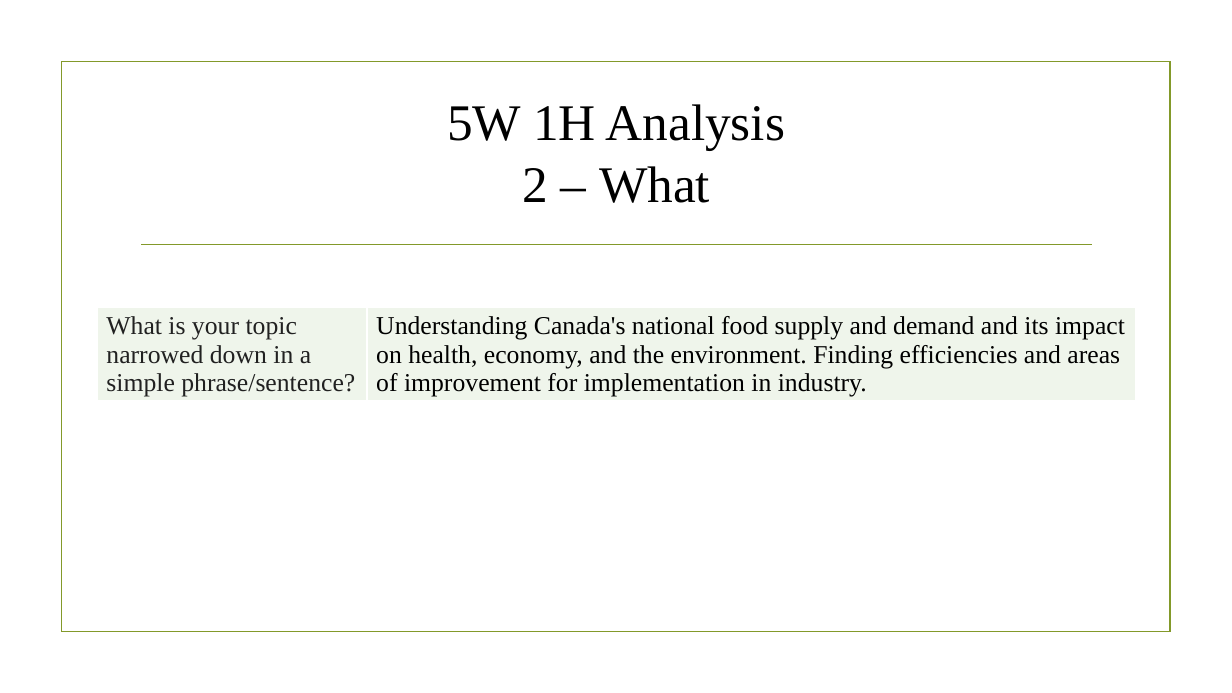
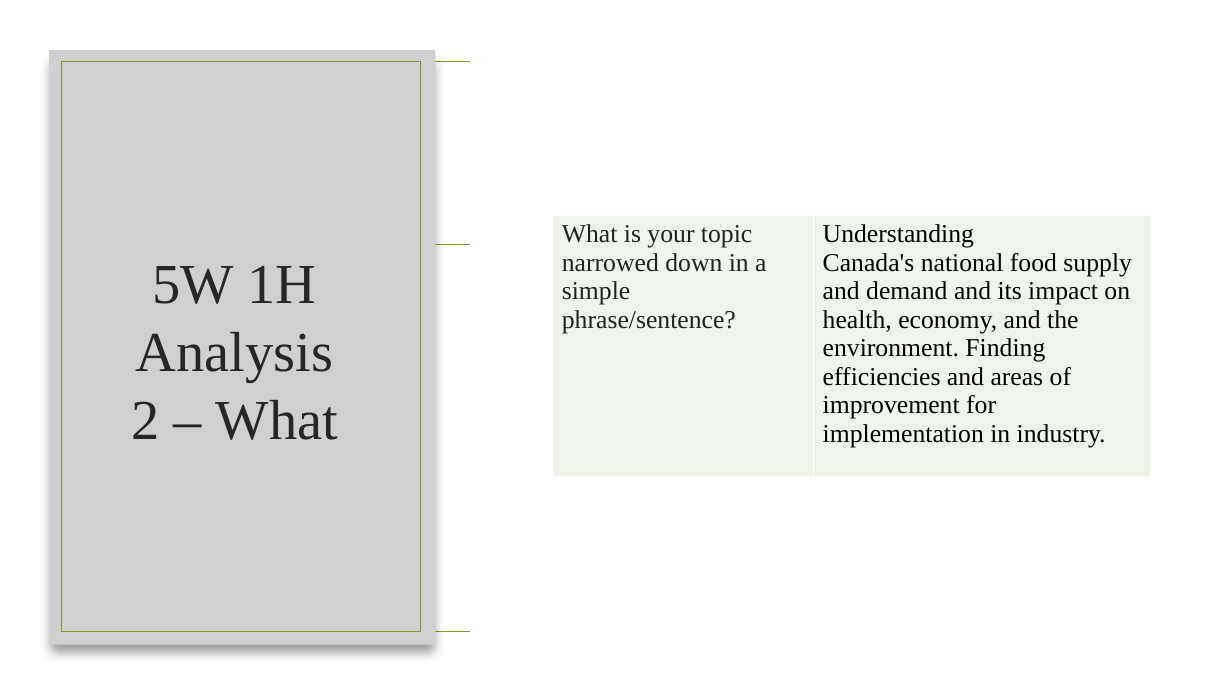
Before and after one commit to KrishnaCD93/DAAN-Capstone-Project, a slide deck: slide 6 of Capstone Presentation.pptx. Drawn at 1232x693 pixels with LibreOffice and Linux fonts; fonts in the diff are those of the drawing; grey boxes stand for pictures; background and template pictures are left out. Boxes give left, top, right and bottom in pixels: in the first picture for what was removed or moved away, otherwise in the second. Text is boxed around its words. In the diff, an @@ line names an element or a change of style, - is before the commit and + after.

```diff
--- a/Capstone Presentation.pptx
+++ b/Capstone Presentation.pptx
@@ rectangle added at <box>470,0,1232,693</box>, fill #FFFFFF @@
@@ picture added at <box>49,50,435,644</box> @@
@@ rectangle added at <box>61,62,420,632</box>, outline #83992A 1.25 pt @@
@@ title "5W 1H Analysis 2 – ...": place and size @@
-title "5W 1H Analysis 2 – ..." at <box>447,104,785,203</box>
+title "5W 1H Analysis 2 – ..." at <box>131,265,338,440</box>
@@ title "5W 1H Analysis 2 – ..." at <box>131,265,338,440</box>: size 40 to 44 pt, text colour #000000 to #262626 @@
@@ table: place and size @@
-table at <box>97,307,1135,409</box>
+table at <box>553,215,1150,478</box>
```
Also in this commit, not shown: 21 other slides changed, 2 slides added, 11 other files.
